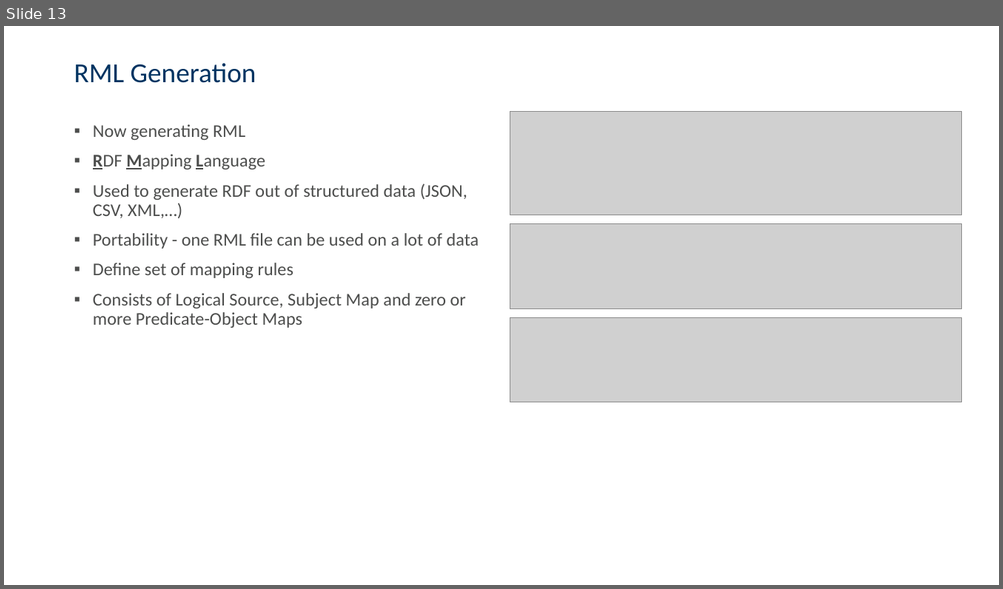
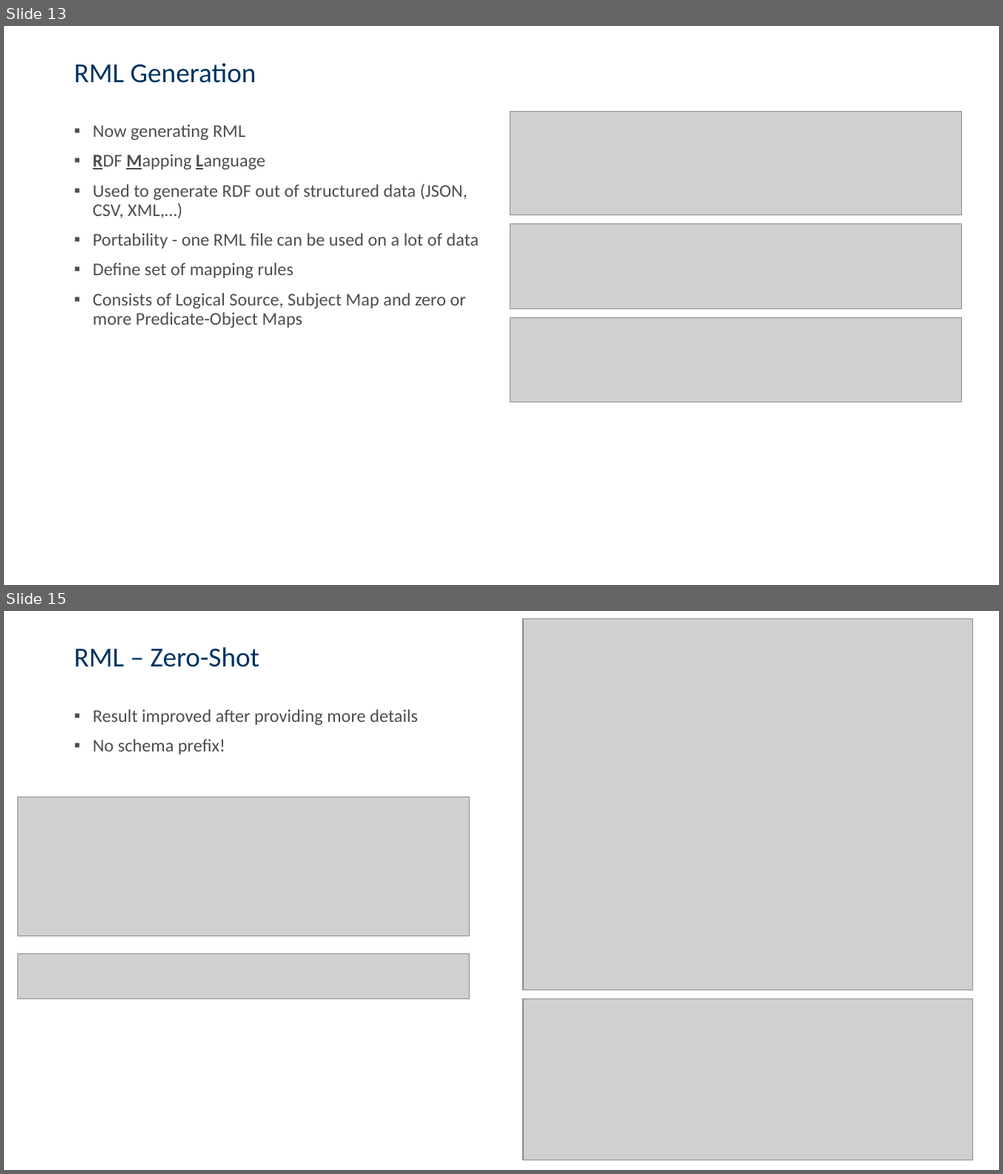
Before and after one commit to csaw5866/smartData, a slide deck: Presentation/final.pptx. Shown one above the other, each under a label of ours: slide 13 before the commit, slides 13 and 15 after it; the slides between them are not shown. The pictures are 1003x589 and 1003x1174 pixels, drawn with LibreOffice and Linux fonts; fonts in the diff are those of the drawing; grey boxes stand for pictures; background and template pictures are left out. Boxes give left, top, right and bottom in pixels: in the first picture for what was removed or moved away, otherwise in the second. Text is boxed around its words. In the diff, an @@ line names an element or a change of style, - is before the commit and + after.

Commit message:
add zero-shot and one-shot RML

```diff
--- a/Presentation/final.pptx
+++ b/Presentation/final.pptx
@@ slide 15 added at (4,611,999,1170), background picture (left out) @@
@@ picture added at (523,619,973,991) @@
@@ title added at (74,647,260,667), 26.7 pt, text #003361 @@
+RML – Zero-Shot
@@ text added at (93,709,418,755), 17.3 pt, text #4C4D4C @@
+▪ Result improved after providing more details
+▪ No schema prefix!
@@ picture added at (18,797,469,937) @@
@@ picture added at (18,954,469,999) @@
@@ picture added at (523,999,973,1161) @@
```
Also in this commit, not shown: 2 slides changed, 3 other slides added.
